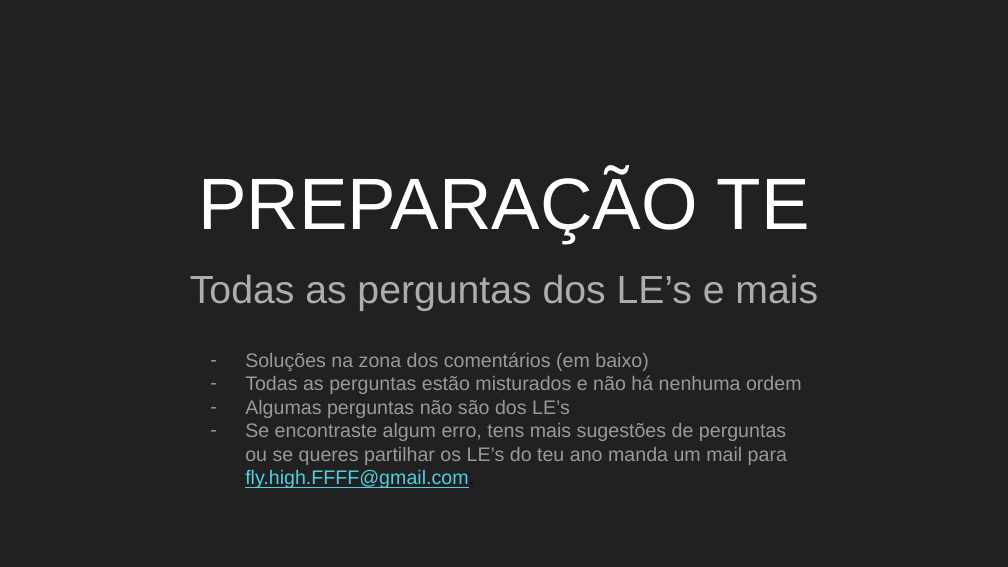
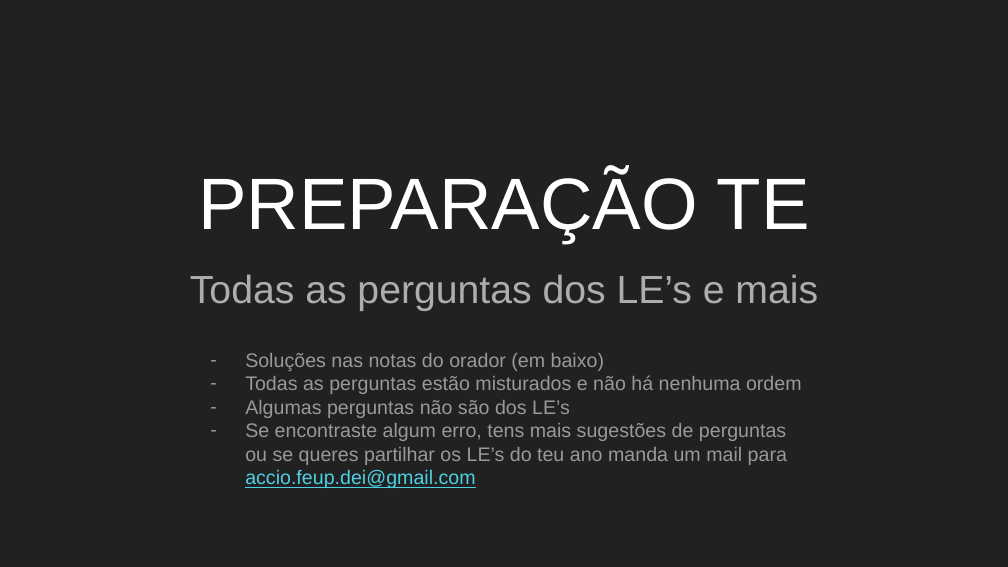
Before and after one commit to engenharia-informatica-FEUP/Recursos-L.EIC, a slide deck: slide 1 of 1º ano/1º semestre/Fundamentos da Programação/PREPARAÇÃO TE.pptx. Drawn at 1008x567 pixels with LibreOffice and Linux fonts; fonts in the diff are those of the drawing. Boxes give left, top, right and bottom in pixels: in the first picture for what was removed or moved away, otherwise in the second. Text is boxed around its words. In the diff, an @@ line names an element or a change of style, - is before the commit and + after.

Commit message:
Update do mail

```diff
--- a/1º ano/1º semestre/Fundamentos da Programação/PREPARAÇÃO TE.pptx
+++ b/1º ano/1º semestre/Fundamentos da Programação/PREPARAÇÃO TE.pptx
@@ text at (x1=245, y1=353, x2=604, y2=371): text changed @@
-– Soluções na zona dos comentários (em baixo)
+– Soluções nas notas do orador (em baixo)
@@ text at (x1=245, y1=423, x2=787, y2=488): text changed @@
-– Se encontraste algum erro, tens mais sugestões de perguntas ou se queres partilhar os LE’s do teu ano manda um mail para fly.high.FFFF@gmail.com.
+– Se encontraste algum erro, tens mais sugestões de perguntas ou se queres partilhar os LE’s do teu ano manda um mail para accio.feup.dei@gmail.com
```
Also in this commit, not shown: 2 other files.
